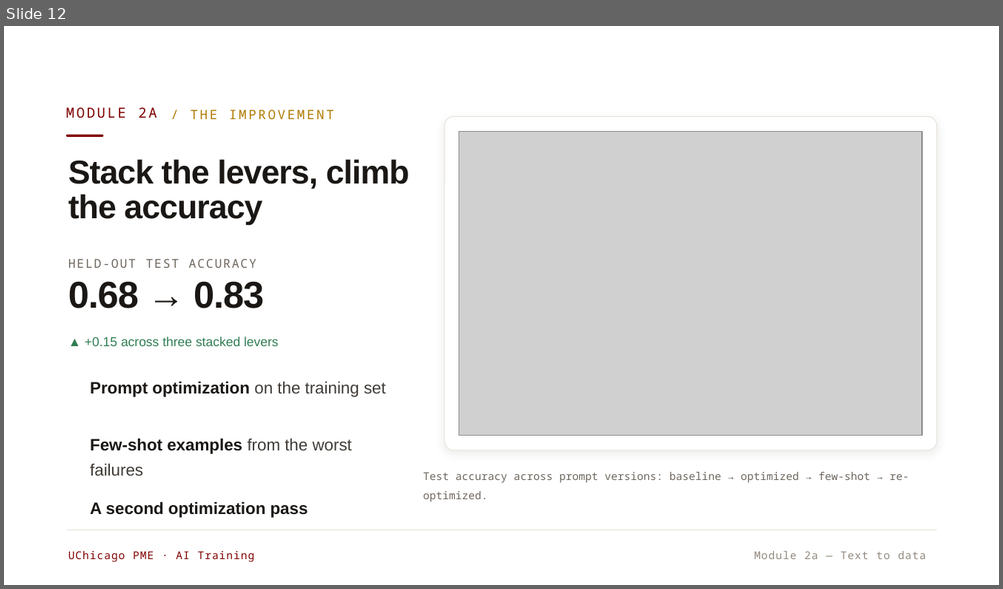
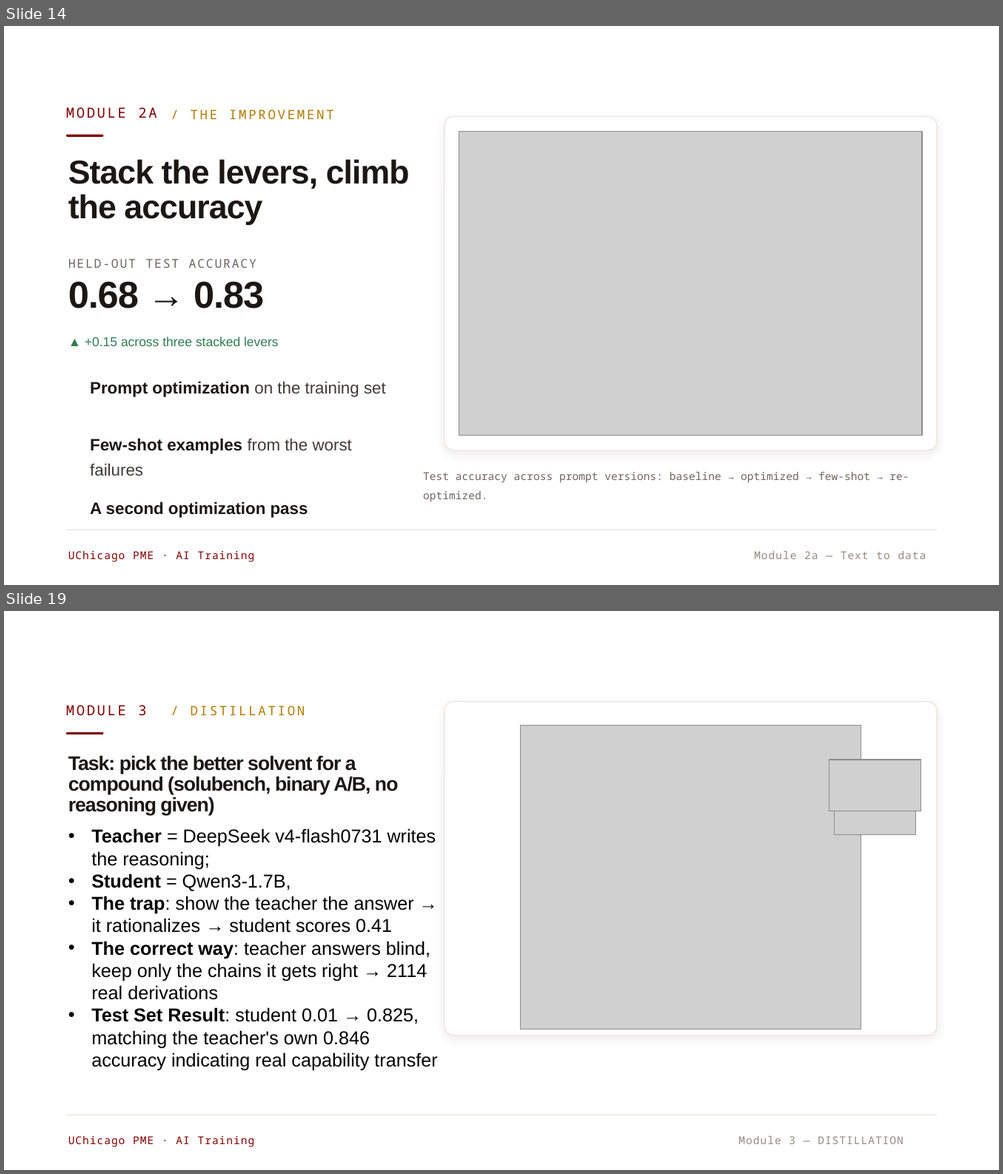
Before and after one commit to ruiding-uchicago/NRT_Training_Materials, a slide deck: UChicago-PME-AI-Training.pptx. Shown one above the other, each under a label of ours: slide 12 before the commit, slides 14 and 19 after it; the slides between them are not shown. The pictures are 1003x589 and 1003x1174 pixels, drawn with LibreOffice and Linux fonts; fonts in the diff are those of the drawing; grey boxes stand for pictures. Boxes give left, top, right and bottom in pixels: in the first picture for what was removed or moved away, otherwise in the second. Text is boxed around its words. In the diff, an @@ line names an element or a change of style, - is before the commit and + after.

```diff
--- a/UChicago-PME-AI-Training.pptx
+++ b/UChicago-PME-AI-Training.pptx
@@ slide 19 added at [4, 611, 999, 1170], background #FFFFFF @@
@@ text added at [66, 705, 146, 715], 13.5 pt, text #800000 @@
+MODULE 3
@@ text added at [190, 706, 305, 716], 12.5 pt, text #B07A00 @@
+/ DISTILLATION
@@ rounded rectangle added at [444, 701, 936, 1036], fill #FFFFFF, outline #E8E3DB 0.75 pt @@
@@ rounded rectangle added at [66, 732, 103, 735], fill #800000 @@
@@ picture added at [521, 725, 861, 1030] @@
@@ text added at [68, 755, 398, 816], 19 pt, text #1A1714, bold @@
+Task: pick the better solvent for a compound (solubench, binary A/B, no reasoning given)
@@ picture added at [829, 760, 921, 811] @@
@@ text added at [91, 829, 437, 1071], 18 pt, text #000000 @@
+• Teacher = DeepSeek v4-flash0731 writes the reasoning;
+• Student = Qwen3-1.7B,
+• The trap: show the teacher the answer → it rationalizes → student scores 0.41
+• The correct way: teacher answers blind, keep only the chains it gets right → 2114 real derivations
+• Test Set Result: student 0.01 → 0.825, matching the teacher's own 0.846 accuracy indicating real capability transfer
@@ picture added at [834, 811, 916, 834] @@
@@ rectangle added at [66, 1116, 936, 1116], fill #E8E3DB @@
@@ text added at [68, 1136, 255, 1147], 10.4 pt, text #800000 @@
+UChicago PME · AI Training
@@ text added at [738, 1136, 903, 1145], 10.4 pt, text #938A80 @@
+Module 3 — DISTILLATION
@@ what was slide 12 is now slide 14 @@
```
Also in this commit, not shown: 4 slides changed, 3 other slides added.
